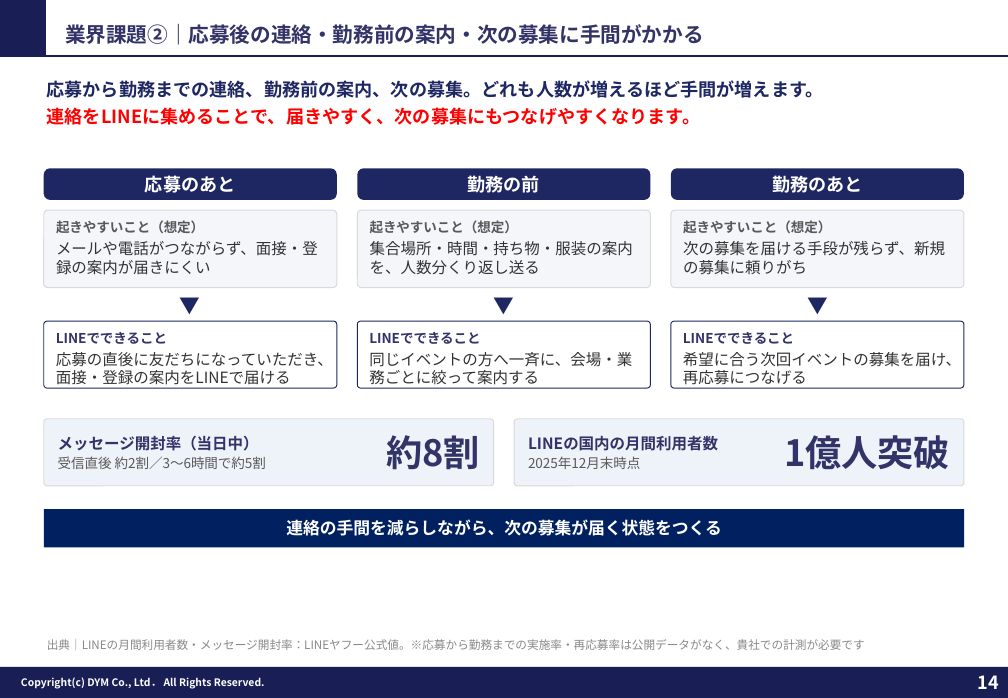
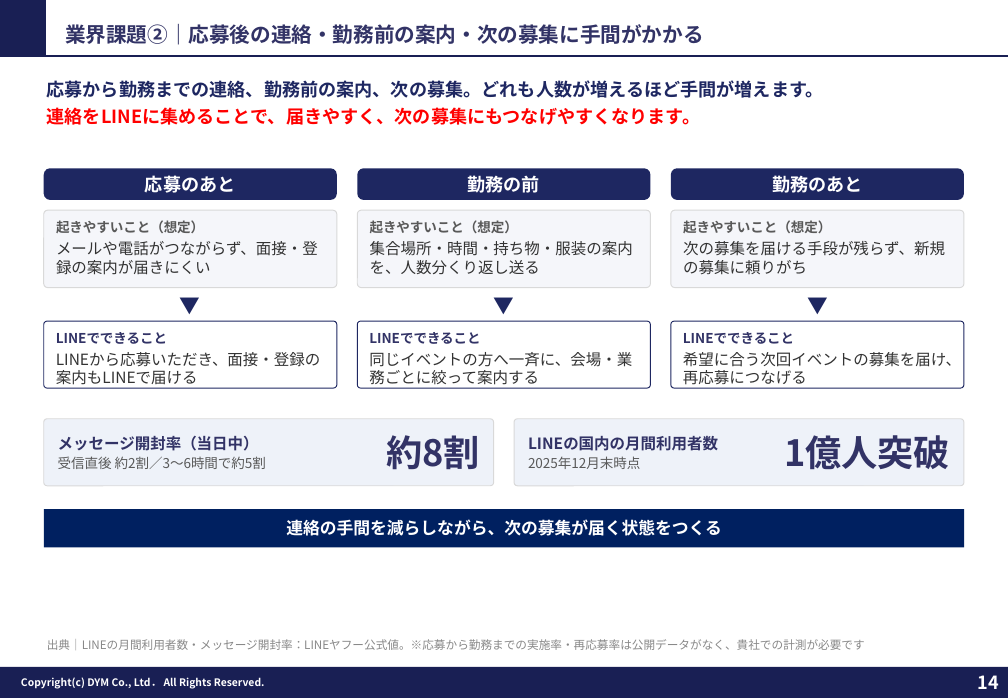
Before and after one commit to tonomura-r-dev/folder, a slide deck: slide 14 of 202610_株式会社横浜シミズ御中_LINE公式アカウント運用のご提案.pptx. Drawn at 1008x698 pixels with LibreOffice and Linux fonts; fonts in the diff are those of the drawing; background and template pictures are left out. Boxes give left, top, right and bottom in pixels: in the first picture for what was removed or moved away, otherwise in the second. Text is boxed around its words. In the diff, an @@ line names an element or a change of style, - is before the commit and + after.

```diff
--- a/202610_株式会社横浜シミズ御中_LINE公式アカウント運用のご提案.pptx
+++ b/202610_株式会社横浜シミズ御中_LINE公式アカウント運用のご提案.pptx
@@ text in rounded rectangle at [56,352,321,388]: text changed @@
-応募の直後に友だちになっていただき、面接・登録の案内をLINEで届ける
+LINEから応募いただき、面接・登録の案内もLINEで届ける
```
Also in this commit, not shown: 2 other slides changed, 1 slide added, 3 other files.
